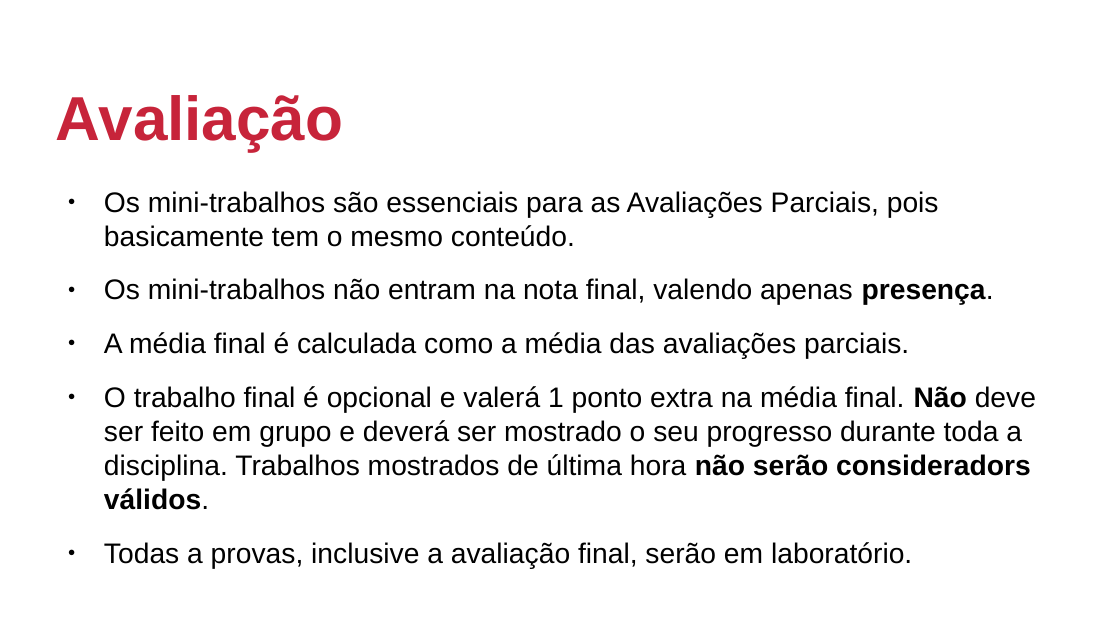
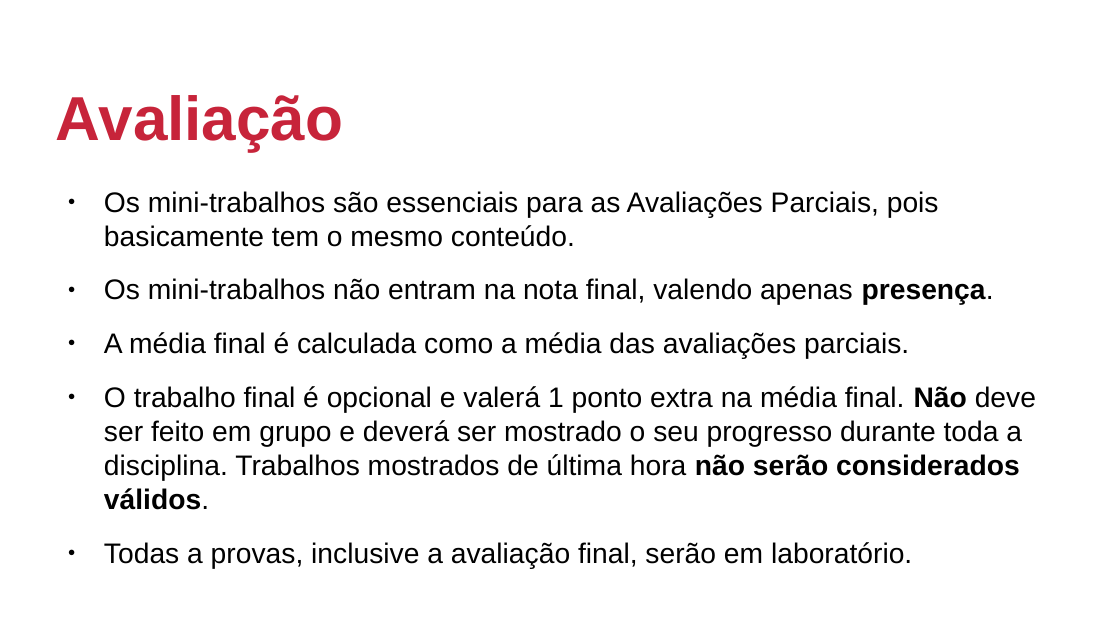
Before and after one commit to johnmagt/PIDM-2019_2, a slide deck: slide 5 of SLIDES/aula00.odp. Drawn at 1120x630 pixels with LibreOffice and Linux fonts; fonts in the diff are those of the drawing; background and template pictures are left out. Boxes give left, top, right and bottom in pixels: in the first picture for what was removed or moved away, otherwise in the second. Text is boxed around its words. In the diff, an @@ line names an element or a change of style, - is before the commit and + after.

```diff
--- a/SLIDES/aula00.odp
+++ b/SLIDES/aula00.odp
@@ text at [104, 386, 1036, 510]: text changed @@
-● O trabalho final é opcional e valerá 1 ponto extra na média final. Não deve ser feito em grupo e deverá ser mostrado o seu progresso durante toda a disciplina. Trabalhos mostrados de última hora não serão consideradors válidos.
+● O trabalho final é opcional e valerá 1 ponto extra na média final. Não deve ser feito em grupo e deverá ser mostrado o seu progresso durante toda a disciplina. Trabalhos mostrados de última hora não serão considerados válidos.
```
Also in this commit, not shown: 2 other files.
